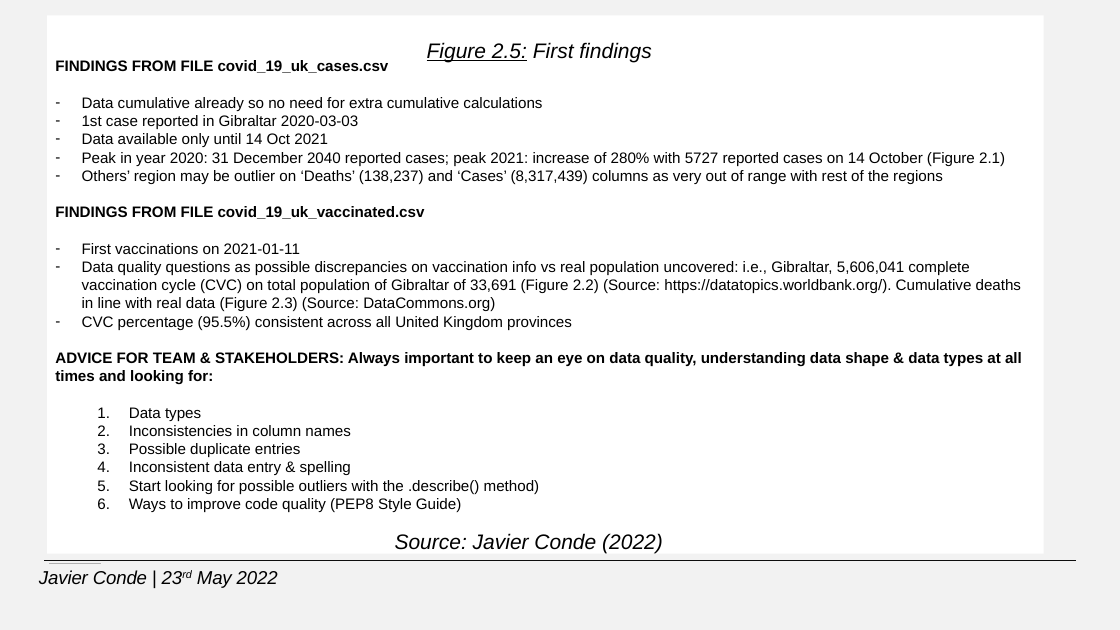
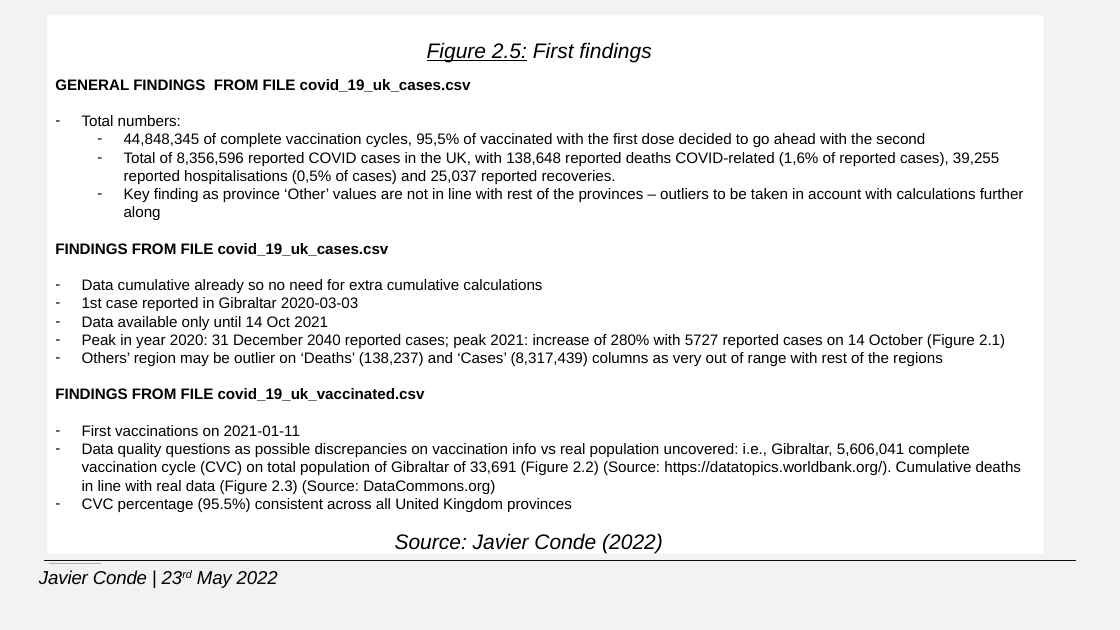
Before and after one commit to JavierConde1976/LSE_DA_COVID_analysis, a slide deck: slide 9 of LSE_DA201_assignment_presentation_Javier_Conde.pptx. Drawn at 1120x630 pixels with LibreOffice and Linux fonts; fonts in the diff are those of the drawing; grey boxes stand for pictures; background and template pictures are left out. Boxes give left, top, right and bottom in pixels: in the first picture for what was removed or moved away, otherwise in the second. Text is boxed around its words. In the diff, an @@ line names an element or a change of style, - is before the commit and + after.

```diff
--- a/LSE_DA201_assignment_presentation_Javier_Conde.pptx
+++ b/LSE_DA201_assignment_presentation_Javier_Conde.pptx
@@ text in rectangle at bbox=[55, 79, 1024, 220]: paragraphs added @@
+GENERAL FINDINGS FROM FILE covid_19_uk_cases.csv
+– Total numbers:
+  – 44,848,345 of complete vaccination cycles, 95,5% of vaccinated with the first dose decided to go ahead with the second
+  – Total of 8,356,596 reported COVID cases in the UK, with 138,648 reported deaths COVID-related (1,6% of reported cases), 39,255 reported hospitalisations (0,5% of cases) and 25,037 reported recoveries.
+  – Key finding as province ‘Other’ values are not in line with rest of the provinces – outliers to be taken in account with calculations further along
@@ text in rectangle at bbox=[55, 352, 1022, 512]: paragraphs removed @@
-ADVICE FOR TEAM & STAKEHOLDERS: Always important to keep an eye on data quality, understanding data shape & data types at all times and looking for:
-  1. Data types
-  2. Inconsistencies in column names
-  3. Possible duplicate entries
-  4. Inconsistent data entry & spelling
-  5. Start looking for possible outliers with the .describe() method)
-  6. Ways to improve code quality (PEP8 Style Guide)
```
Also in this commit, not shown: 1 other slide changed, 1 slide added, 3 other files.
